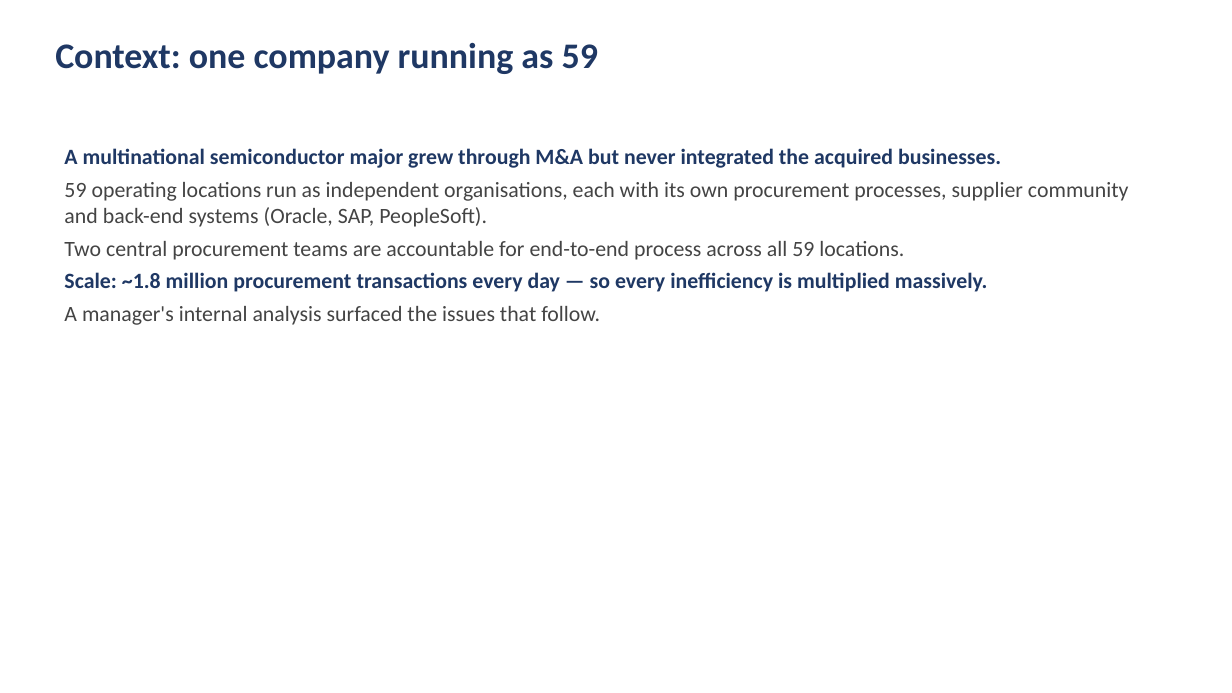
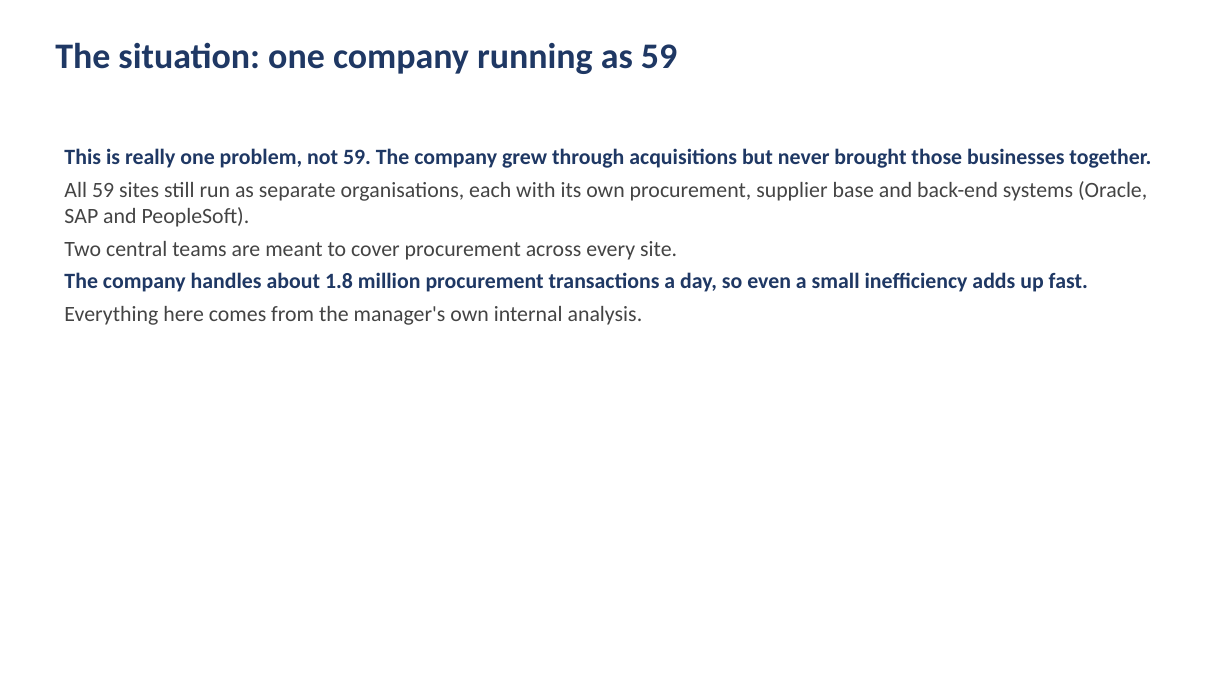
Before and after one commit to DAVIDEJI20/-irri-website, a slide deck: slide 2 of NextTech_Procurement_Analysis.pptx. Drawn at 1232x693 pixels with LibreOffice and Linux fonts; fonts in the diff are those of the drawing. Boxes give left, top, right and bottom in pixels: in the first picture for what was removed or moved away, otherwise in the second. Text is boxed around its words. In the diff, an @@ line names an element or a change of style, - is before the commit and + after.

```diff
--- a/NextTech_Procurement_Analysis.pptx
+++ b/NextTech_Procurement_Analysis.pptx
@@ text at (x1=55, y1=42, x2=677, y2=74): text changed @@
-Context: one company running as 59
+The situation: one company running as 59
@@ text at (x1=64, y1=148, x2=1151, y2=325): text changed @@
-A multinational semiconductor major grew through M&A but never integrated the acquired businesses.
-59 operating locations run as independent organisations, each with its own procurement processes, supplier community and back-end systems (Oracle, SAP, PeopleSoft).
-Two central procurement teams are accountable for end-to-end process across all 59 locations.
-Scale: ~1.8 million procurement transactions every day — so every inefficiency is multiplied massively.
-A manager's internal analysis surfaced the issues that follow.
+This is really one problem, not 59. The company grew through acquisitions but never brought those businesses together.
+All 59 sites still run as separate organisations, each with its own procurement, supplier base and back-end systems (Oracle, SAP and PeopleSoft).
+Two central teams are meant to cover procurement across every site.
+The company handles about 1.8 million procurement transactions a day, so even a small inefficiency adds up fast.
+Everything here comes from the manager's own internal analysis.
```
Also in this commit, not shown: 11 other slides changed, 1 other file.
